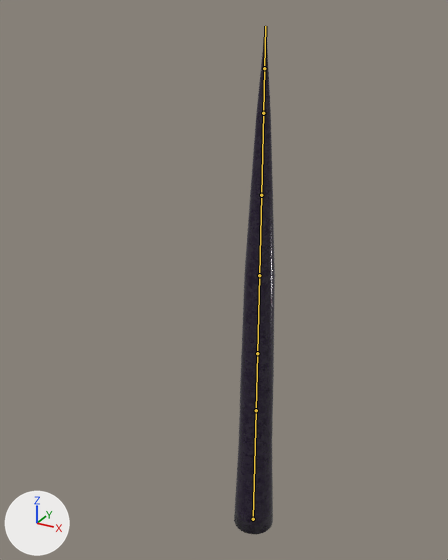
What one commit did to the Blender file tentacle.blend.
The view is the same before and after, from a 50 mm camera at (10.5, -22.2, 24.2) aimed at (-2.1, 0.7, 12.8). Lighting does not change. The marker at lower left points along +X, +Y and +Z. The bones that bend it are drawn over the model as lines.

In view in the first picture: 'TentacleArm'.
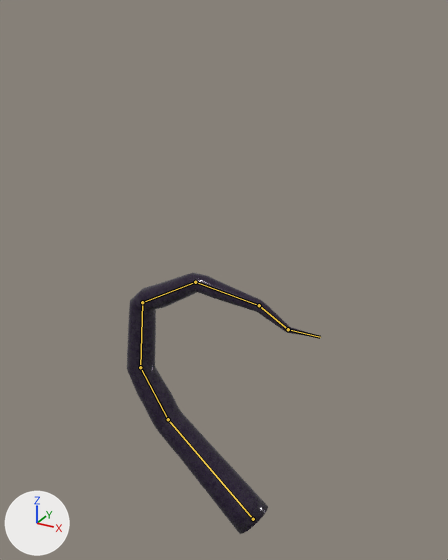
The newer file adds an action. The first version stands in its rest pose; the second is drawn at frame 15 of the action 'Idle'.

Location of each change, (x1, y1, x2, y2) in pixels of the pictures (448 x 560 px):
'TentacleArm', posed (364% wider, 49% shorter)
    before: (234, 25, 275, 534)
    after: (127, 273, 321, 534)
bone 'Bone', root to tip
    before: (253, 519) to (256, 410)
    after: (253, 519) to (168, 419)
bone 'Bone.001', root to tip
    before: (256, 410) to (257, 353)
    after: (168, 419) to (140, 367)
bone 'Bone.002', root to tip
    before: (257, 353) to (259, 275)
    after: (140, 367) to (142, 302)
bone 'Bone.003', root to tip
    before: (259, 275) to (261, 195)
    after: (142, 302) to (195, 282)
bone 'Bone.004', root to tip
    before: (261, 195) to (263, 113)
    after: (195, 282) to (259, 305)
bone 'Bone.005', root to tip
    before: (263, 113) to (264, 68)
    after: (259, 305) to (288, 329)
bone 'Bone.006', root to tip
    before: (264, 68) to (265, 26)
    after: (288, 329) to (320, 337)

The change in detail:
Bone 'Bone' (bone_bone) turns from (0, 0, 0) to (0, 0, 49) degrees about its own x, y and z.
Bone 'Bone.001' (bone_bone_001) turns from (0, 0, 0) to (0, 0, -18) degrees about its own x, y and z.
Bone 'Bone.002' (bone_bone_002) turns from (0, 0, 0) to (0, 0, -36) degrees about its own x, y and z.
Bone 'Bone.003' (bone_bone_003) turns from (0, 0, 0) to (0, 0, -55) degrees about its own x, y and z.
Bone 'Bone.004' (bone_bone_004) turns from (0, 0, 0) to (0, 0, -38) degrees about its own x, y and z.
Bone 'Bone.005' (bone_bone_005) turns from (0, 0, 0) to (0, 0, -21) degrees about its own x, y and z.
Bone 'Bone.006' (bone_bone_006) turns from (0, 0, 0) to (0, 0, 30) degrees about its own x, y and z.
